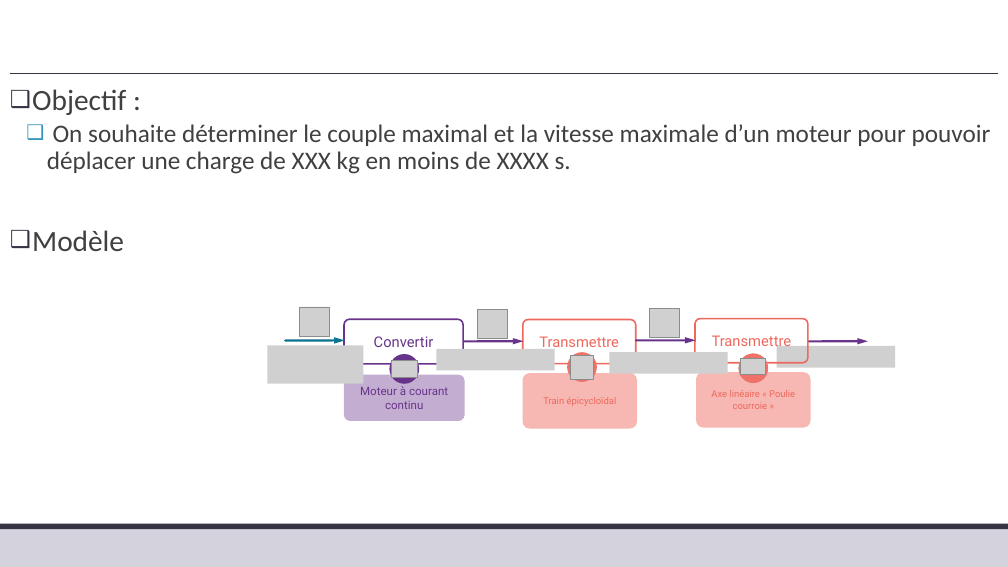
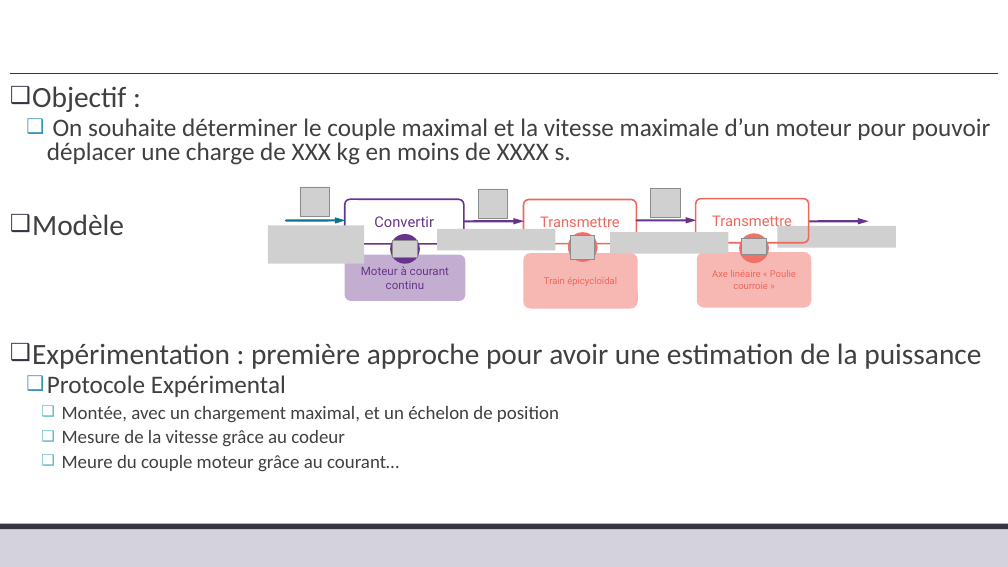
Before and after one commit to xpessoles/TP_Corriges, a slide deck: slide 9 of 04_Comax/04_Comax_Corrige.pptx. Drawn at 1008x567 pixels with LibreOffice and Linux fonts; fonts in the diff are those of the drawing; grey boxes stand for pictures; background and template pictures are left out. Boxes give left, top, right and bottom in pixels: in the first picture for what was removed or moved away, otherwise in the second. Text is boxed around its words. In the diff, an @@ line names an element or a change of style, - is before the commit and + after.

```diff
--- a/04_Comax/04_Comax_Corrige.pptx
+++ b/04_Comax/04_Comax_Corrige.pptx
@@ text at (x1=32, y1=86, x2=991, y2=235): line spacing 0.9 to 0.8 @@
@@ 10 pictures, 6 rounded rectangles, 4 arrows, 3 ellipses moved together from (x1=268, y1=307, x2=895, y2=428) to (x1=268, y1=187, x2=896, y2=308) @@
@@ text at (x1=32, y1=343, x2=981, y2=472): paragraphs added @@
+❑ Expérimentation : première approche pour avoir une estimation de la puissance
+  ❑ Protocole Expérimental
+    ❑ Montée, avec un chargement maximal, et un échelon de position
+    ❑ Mesure de la vitesse grâce au codeur
+    ❑ Meure du couple moteur grâce au courant…
```
Also in this commit, not shown: 1 other slide changed, 3 slides added.
